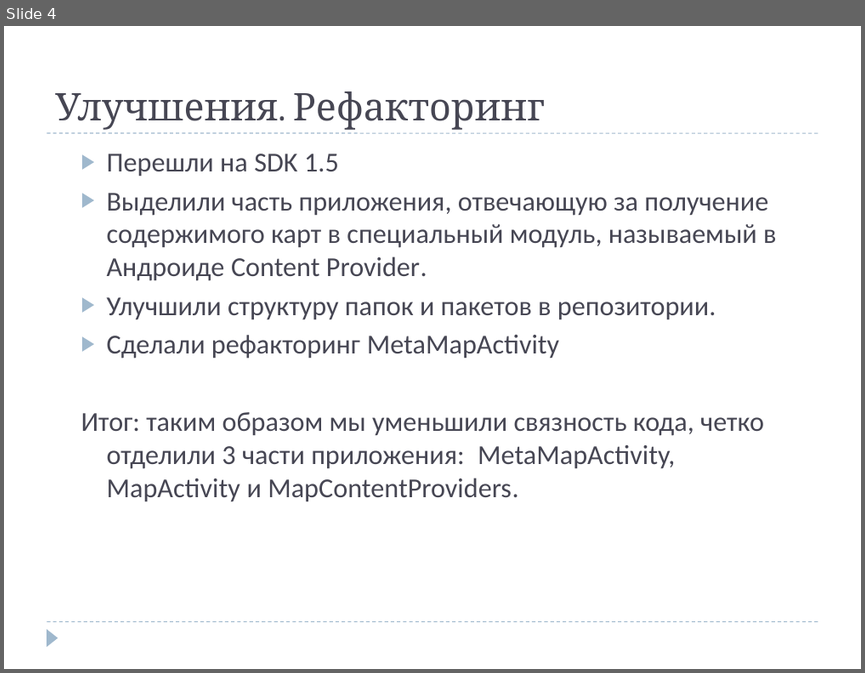
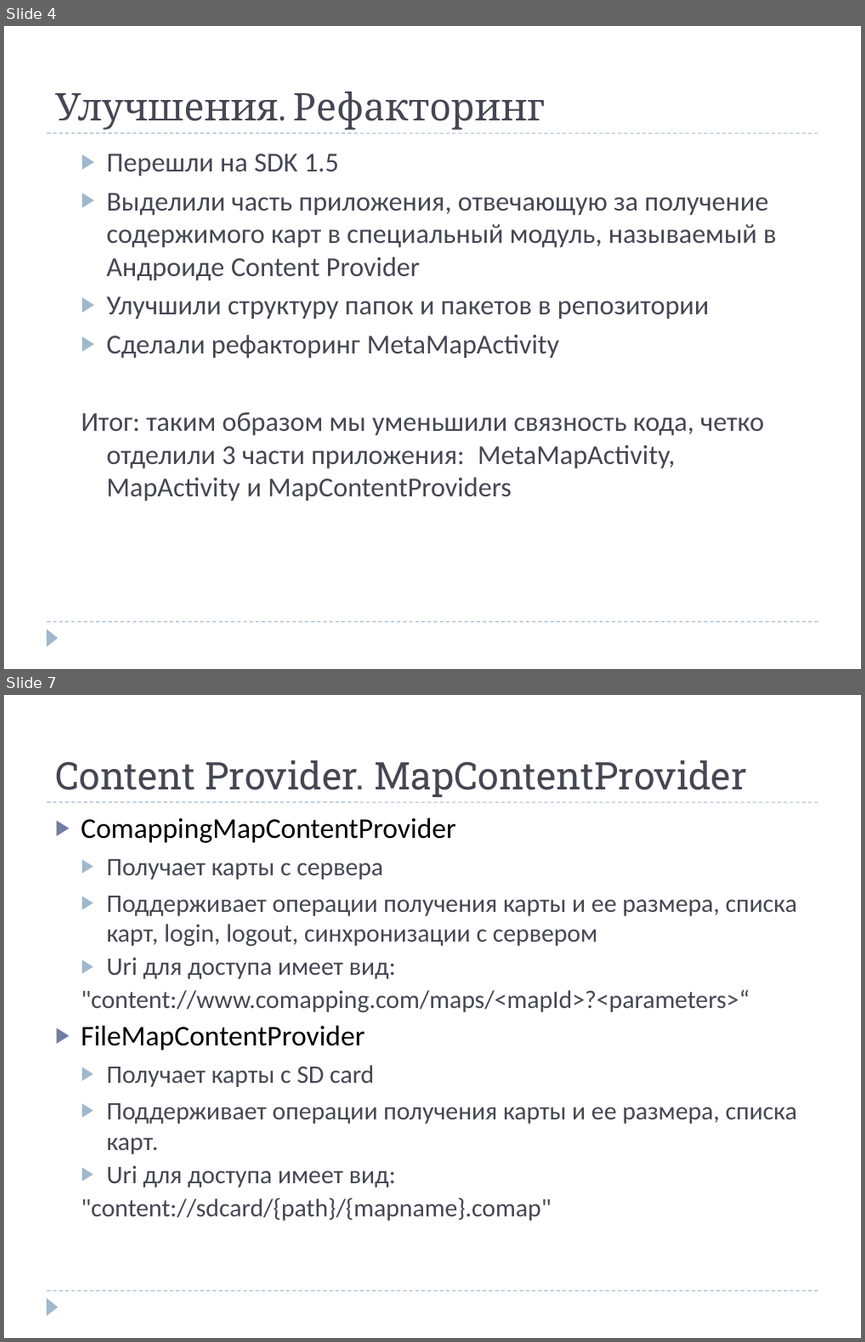
Before and after one commit to dmitry-lt/android-comapping, a slide deck: docs/promo files/presentation/Android Comapping Summer School.ppt. Shown one above the other, each under a label of ours: slide 4 before the commit, slides 4 and 7 after it; the slides between them are not shown. The pictures are 865x673 and 865x1342 pixels, drawn with LibreOffice and Linux fonts; fonts in the diff are those of the drawing. Boxes give left, top, right and bottom in pixels: in the first picture for what was removed or moved away, otherwise in the second. Text is boxed around its words. In the diff, an @@ line names an element or a change of style, - is before the commit and + after.

```diff
--- a/docs/promo files/presentation/Android Comapping Summer School.ppt
+++ b/docs/promo files/presentation/Android Comapping Summer School.ppt
@@ slide 7 added at [4,695,861,1338], background #FFFFFF; not listed: 3 template elements that a slide beside it also shows @@
@@ title added at [55,760,747,797], 32 pt, text #464653 @@
+Content Provider. MapContentProvider
@@ text added at [80,817,797,1220], 21.3 pt, text #464653 @@
+▶ ComappingMapContentProvider
+  ▶ Получает карты с сервера
+  ▶ Поддерживает операции получения карты и ее размера, списка карт, login, logout, синхронизации с сервером
+  ▶ Uri для доступа имеет вид:
+  "content://www.comapping.com/maps/<mapId>?<parameters>“
+▶ FileMapContentProvider
+  ▶ Получает карты с SD card
+  ▶ Поддерживает операции получения карты и ее размера, списка карт.
+  ▶ Uri для доступа имеет вид:
+  "content://sdcard/{path}/{mapname}.comap"
@@ slide 4 changed as well @@
@@ text at [107,193,776,318]: text changed @@
-  ▶ Выделили часть приложения, отвечающую за получение содержимого карт в специальный модуль, называемый в Андроиде Content Provider.
-  ▶ Улучшили структуру папок и пакетов в репозитории.
+  ▶ Выделили часть приложения, отвечающую за получение содержимого карт в специальный модуль, называемый в Андроиде Content Provider
+  ▶ Улучшили структуру папок и пакетов в репозитории
@@ text at [81,412,764,500]: text changed @@
-  Итог: таким образом мы уменьшили связность кода, четко отделили 3 части приложения: MetaMapActivity, MapActivity и MapContentProviders.
+  Итог: таким образом мы уменьшили связность кода, четко отделили 3 части приложения: MetaMapActivity, MapActivity и MapContentProviders
```
Also in this commit, not shown: 3 other slides changed, 4 other slides added, 1 slide removed, 2 other files.
